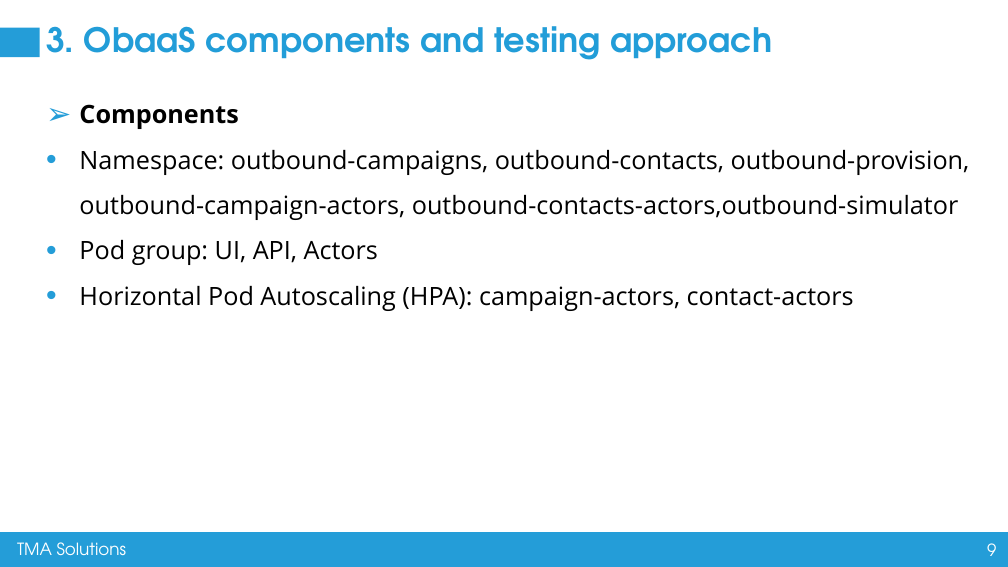
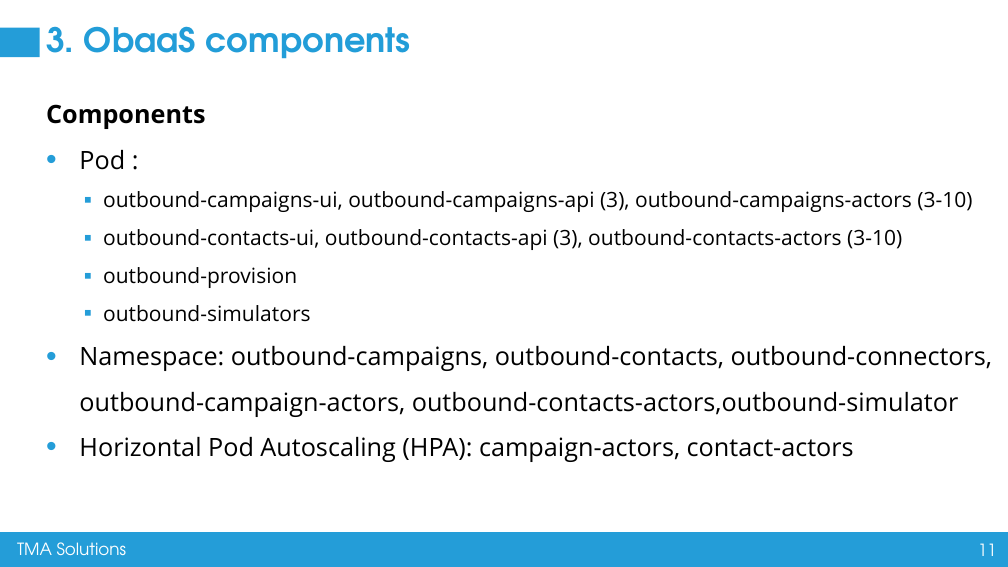
Before and after one commit to nguyenvanhuy0612/flutter_training, a slide deck: slide 11 of Containerization and Microservices Testing.pptx (slide 9 before the commit). Drawn at 1008x567 pixels with LibreOffice and Linux fonts; fonts in the diff are those of the drawing. Boxes give left, top, right and bottom in pixels: in the first picture for what was removed or moved away, otherwise in the second. Text is boxed around its words. In the diff, an @@ line names an element or a change of style, - is before the commit and + after.

```diff
--- a/Containerization and Microservices Testing.pptx
+++ b/Containerization and Microservices Testing.pptx
@@ title at bbox=[46, 26, 410, 59]: text changed @@
-3. ObaaS components and testing approach
+3. ObaaS components
@@ text at bbox=[46, 104, 205, 129]: bullet ➢ to none @@
@@ text at bbox=[79, 150, 993, 417]: text changed; size 24 to 20 pt @@
-• Namespace: outbound-campaigns, outbound-contacts, outbound-provision, outbound-campaign-actors, outbound-contacts-actors,outbound-simulator
-• Pod group: UI, API, Actors
+• Pod :
+  ▪ outbound-campaigns-ui, outbound-campaigns-api (3), outbound-campaigns-actors (3-10)
+  ▪ outbound-contacts-ui, outbound-contacts-api (3), outbound-contacts-actors (3-10)
+  ▪ outbound-provision
+  ▪ outbound-simulators
+• Namespace: outbound-campaigns, outbound-contacts, outbound-connectors, outbound-campaign-actors, outbound-contacts-actors,outbound-simulator
@@ page number at bbox=[978, 543, 997, 556]: text changed @@
-9
+11
```
Also in this commit, not shown: 4 other slides changed, 9 slides added, 13 slides removed.
